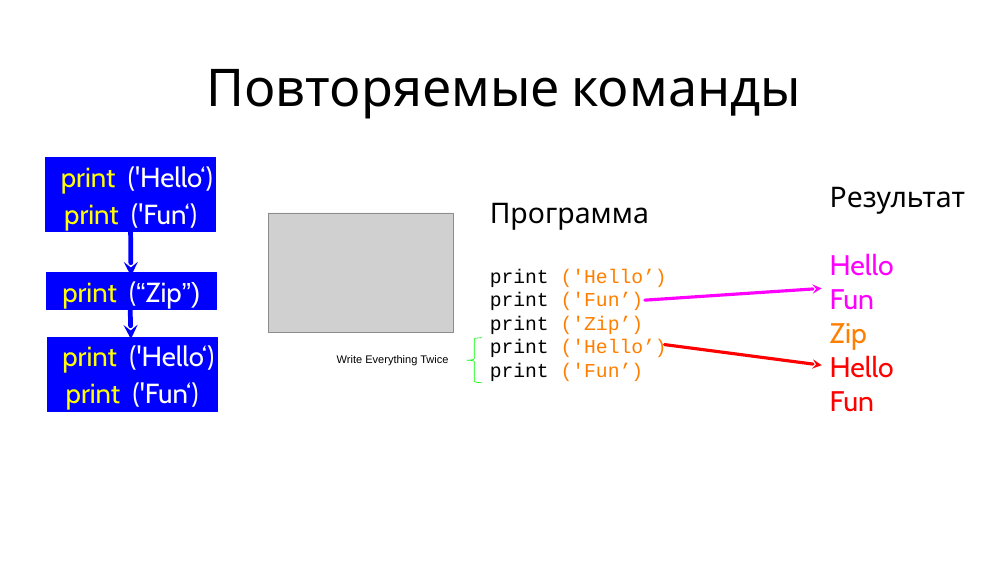
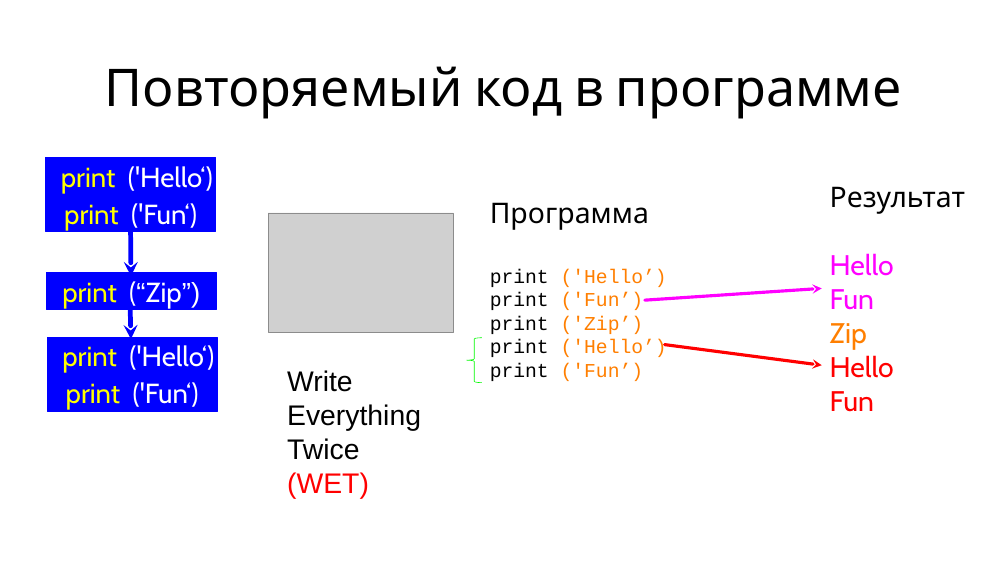
Before and after one commit to maxchv/LearnPython, a slide deck: slide 4 of week04/Functions.pptx (slide 2 before the commit). Drawn at 1008x567 pixels with LibreOffice and Linux fonts; fonts in the diff are those of the drawing; grey boxes stand for pictures. Boxes give left, top, right and bottom in pixels: in the first picture for what was removed or moved away, otherwise in the second. Text is boxed around its words. In the diff, an @@ line names an element or a change of style, - is before the commit and + after.

```diff
--- a/week04/Functions.pptx
+++ b/week04/Functions.pptx
@@ title at (105,66,902,119): text changed @@
-Повторяемые команды
+Повторяемый код в программе
@@ text at (287,370,421,499): text changed; size 14 to 36 pt @@
-Write Everything Twice
+Write Everything Twice (WET)
```
Also in this commit, not shown: 5 other slides changed, 3 slides added, 1 slide removed.
